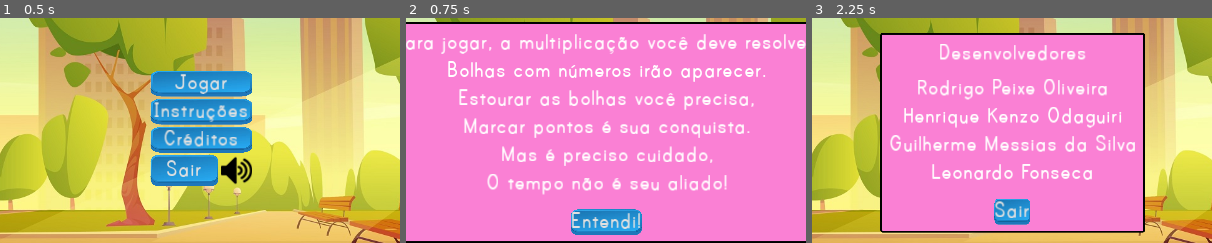
Above: before the commit, frames 1-3 (left to right).
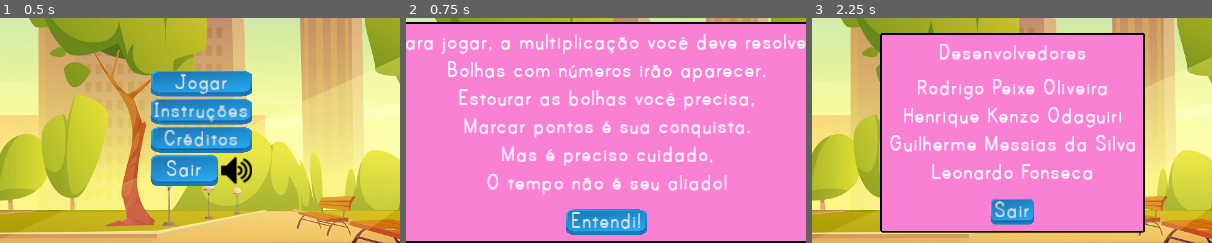
Above: after the commit, the same moments.

Repository: rpeixe/Tabolhada
Game: Godot game, scene res://levels/main_menu/main_menu.tscn
The game is run twice, just before and just after one commit, with the same random seed, the same clock (stepped at 60 frames per second) and the same inputs.
Inputs:
- Up to frame 1 (0.5 s): no input
- Up to frame 2 (0.75 s): click "Instruções" at 0.5 s
- Up to frame 3 (2.25 s): click "Entendi!" at 1.25 s; click "Créditos" at 2 s
The pictures show only the part of the screen within x 25-75%, y 24-74%; the shares and areas given below are measured in that part.

Frame 1 is identical in both runs. In frame 2, 0.3% of the frame differs, in the area x 40-61%, y 84-97%; in frame 3, 0.3%.

Commit message:
melhorias nos botões

Diff:
--- a/levels/credits_menu/credits_menu.tscn
+++ b/levels/credits_menu/credits_menu.tscn
@@ -20,9 +20,9 @@
 
 [node name="PanelContainer" type="PanelContainer" parent="MarginContainer"]
 margin_left = 430.0
-margin_top = 197.0
+margin_top = 200.0
 margin_right = 850.0
-margin_bottom = 522.0
+margin_bottom = 519.0
 size_flags_horizontal = 4
 size_flags_vertical = 4
 custom_styles/panel = ExtResource( 1 )
@@ -31,7 +31,7 @@
 margin_left = 3.0
 margin_top = 3.0
 margin_right = 417.0
-margin_bottom = 322.0
+margin_bottom = 316.0
 custom_constants/margin_right = 10
 custom_constants/margin_top = 10
 custom_constants/margin_left = 10
@@ -41,11 +41,11 @@
 margin_left = 10.0
 margin_top = 10.0
 margin_right = 404.0
-margin_bottom = 309.0
+margin_bottom = 303.0
 
 [node name="VBoxContainer" type="VBoxContainer" parent="MarginContainer/PanelContainer/MarginContainer/CenterContainer"]
 margin_right = 394.0
-margin_bottom = 299.0
+margin_bottom = 293.0
 custom_constants/separation = 20
 
 [node name="VBoxContainer" type="VBoxContainer" parent="MarginContainer/PanelContainer/MarginContainer/CenterContainer/VBoxContainer"]
@@ -92,10 +92,11 @@
 align = 1
 
 [node name="Button" type="Button" parent="MarginContainer/PanelContainer/MarginContainer/CenterContainer/VBoxContainer"]
-margin_left = 163.0
+margin_left = 162.0
 margin_top = 252.0
-margin_right = 230.0
-margin_bottom = 299.0
+margin_right = 232.0
+margin_bottom = 293.0
+rect_min_size = Vector2( 70, 41 )
 size_flags_horizontal = 4
 text = "Sair"
 
--- a/levels/instructions_menu/instructions_menu.tscn
+++ b/levels/instructions_menu/instructions_menu.tscn
@@ -94,10 +94,11 @@
 align = 1
 
 [node name="Button" type="Button" parent="MarginContainer/PanelContainer/MarginContainer/CenterContainer/VBoxContainer"]
-margin_left = 282.0
+margin_left = 272.0
 margin_top = 286.0
-margin_right = 412.0
+margin_right = 402.0
 margin_bottom = 327.0
+rect_min_size = Vector2( 130, 41 )
 size_flags_horizontal = 4
 text = "Entendi!"
 
--- a/levels/main_game/main_game.gd
+++ b/levels/main_game/main_game.gd
@@ -54,21 +54,18 @@
 	$UI/GameOverPopup.popup_centered()
 	get_tree().paused = true
 
-func _on_GameOverButton_button_up():
+func _on_GameOverButton_pressed():
 	get_tree().change_scene(main_menu)
 	get_tree().paused = false
 
-
-func _on_HomeButton_button_up():
+func _on_HomeButton_pressed():
 	$UI/QuitGamePopup.popup_centered()
 	get_tree().paused = true
 
-
-func _on_QuitButton_button_up():
+func _on_QuitButton_pressed():
 	get_tree().change_scene(main_menu)
 	get_tree().paused = false
 
-
-func _on_CancelButton_button_up():
+func _on_CancelButton_pressed():
 	$UI/QuitGamePopup.hide()
 	get_tree().paused = false
--- a/levels/main_game/main_game.tscn
+++ b/levels/main_game/main_game.tscn
@@ -366,7 +366,7 @@
 [connection signal="timeout" from="ScoreResetTimer" to="." method="_on_ScoreResetTimer_timeout"]
 [connection signal="timeout" from="Spawner/ShortTimer" to="Spawner" method="_on_ShortTimer_timeout"]
 [connection signal="timeout" from="Spawner/LongTimer" to="Spawner" method="_on_LongTimer_timeout"]
-[connection signal="button_up" from="UI/HBoxContainer/Buttons/HomeButton" to="." method="_on_HomeButton_button_up"]
-[connection signal="button_up" from="UI/QuitGamePopup/MarginContainer/VBoxContainer/HBoxContainer/QuitButton" to="." method="_on_QuitButton_button_up"]
-[connection signal="button_up" from="UI/QuitGamePopup/MarginContainer/VBoxContainer/HBoxContainer/CancelButton" to="." method="_on_CancelButton_button_up"]
-[connection signal="button_up" from="UI/GameOverPopup/MarginContainer/VBoxContainer/GameOverButton" to="." method="_on_GameOverButton_button_up"]
+[connection signal="pressed" from="UI/HBoxContainer/Buttons/HomeButton" to="." method="_on_HomeButton_pressed"]
+[connection signal="pressed" from="UI/QuitGamePopup/MarginContainer/VBoxContainer/HBoxContainer/QuitButton" to="." method="_on_QuitButton_pressed"]
+[connection signal="pressed" from="UI/QuitGamePopup/MarginContainer/VBoxContainer/HBoxContainer/CancelButton" to="." method="_on_CancelButton_pressed"]
+[connection signal="pressed" from="UI/GameOverPopup/MarginContainer/VBoxContainer/GameOverButton" to="." method="_on_GameOverButton_pressed"]
--- a/levels/main_menu/main_menu.gd
+++ b/levels/main_menu/main_menu.gd
@@ -1,16 +1,8 @@
 extends Node
 
 
-func _ready():
-	pass # Replace with function body.
-
-
-func _on_StartGame_button_up():
+func _on_StartGame_pressed():
 	get_tree().change_scene("res://levels/main_game/main_game.tscn")
-
-
-func _on_QuitGame_button_up():
-	get_tree().quit()
 
 
 func _on_Instructions_pressed():
@@ -19,3 +11,7 @@
 
 func _on_Credits_pressed():
 	get_tree().change_scene("res://levels/credits_menu/credits_menu.tscn")
+
+
+func _on_QuitGame_pressed():
+	get_tree().quit()
--- a/levels/main_menu/main_menu.tscn
+++ b/levels/main_menu/main_menu.tscn
@@ -70,7 +70,7 @@
 margin_right = 163.0
 margin_bottom = 50.0
 
-[connection signal="button_up" from="Buttons/StartGame" to="." method="_on_StartGame_button_up"]
+[connection signal="pressed" from="Buttons/StartGame" to="." method="_on_StartGame_pressed"]
 [connection signal="pressed" from="Buttons/Instructions" to="." method="_on_Instructions_pressed"]
 [connection signal="pressed" from="Buttons/Credits" to="." method="_on_Credits_pressed"]
-[connection signal="button_up" from="Buttons/HBoxContainer/QuitGame" to="." method="_on_QuitGame_button_up"]
+[connection signal="pressed" from="Buttons/HBoxContainer/QuitGame" to="." method="_on_QuitGame_pressed"]
